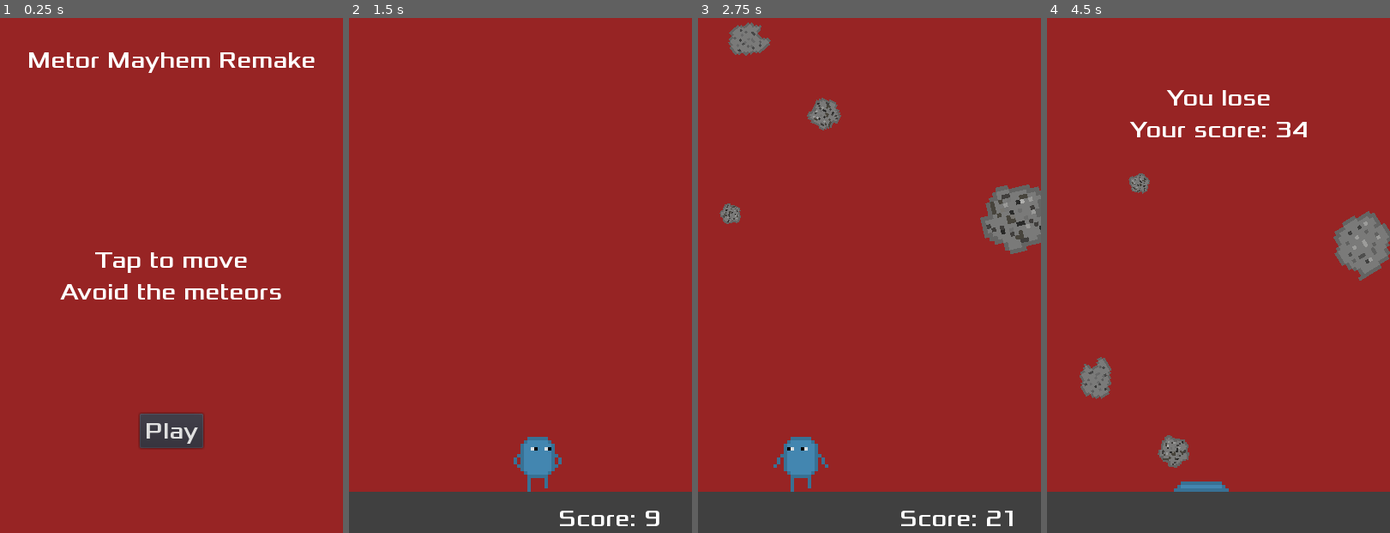
Above: before the commit, frames 1-4 (left to right).
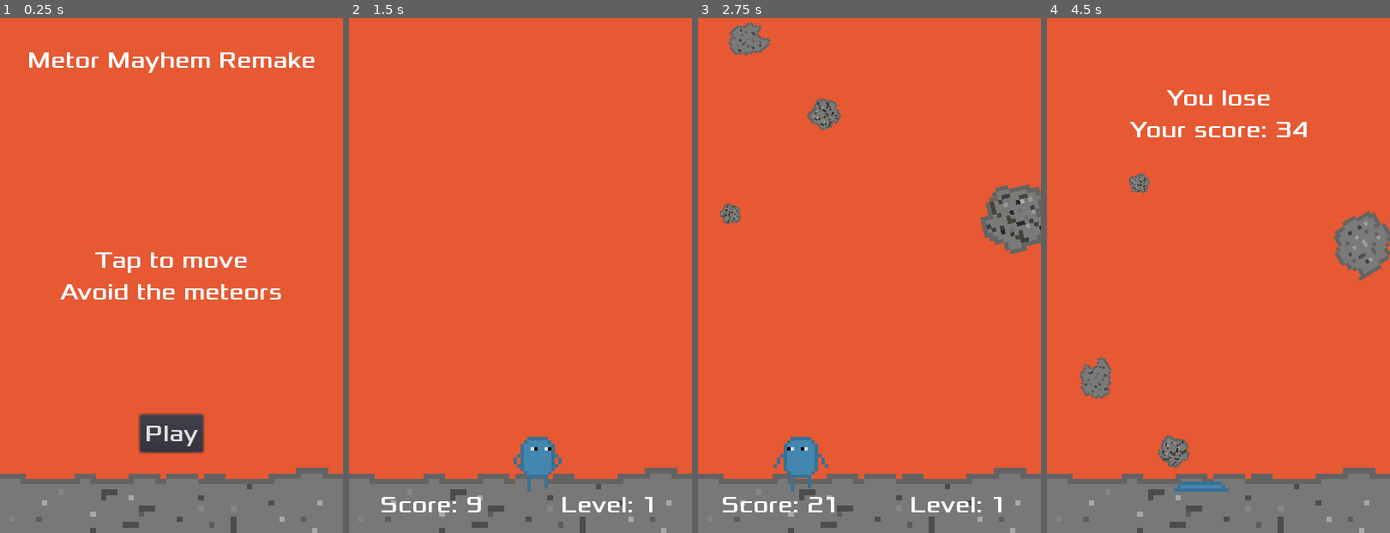
Above: after the commit, the same moments.

Repository: ThatCoolCoder/godot-learning
Game: Godot game, scene res://scenes/TitleScreen.tscn
The game is run twice, just before and just after one commit, with the same random seed, the same clock (stepped at 60 frames per second) and the same inputs.
Inputs (mouse positions are in pixels of both pictures, inside the frame that each line leads up to):
- Up to frame 1 (0.25 s): no input
- Up to frame 2 (1.5 s): click "Play" at 0.5 s; move the mouse to (595, 249) at 1.27 s; click (595, 249) at 1.42 s
- Up to frame 3 (2.75 s): move the mouse to (800, 301) at 2.02 s; click (800, 301) at 2.17 s
- Up to frame 4 (4.5 s): move the mouse to (1252, 162) at 2.77 s; click (1252, 162) at 2.92 s; move the mouse to (1201, 378) at 3.52 s; click (1201, 378) at 3.67 s; move the mouse to (1321, 352) at 4.27 s; click (1321, 352) at 4.42 s

The runs differ from the first frame. In frame 1, 97% of the frame differs, in the area x 0-100%, y 0-100%; in frame 2, 99%; in frame 3, 96%; in frame 4, 96%.

Commit message:
polish!

Diff:
--- a/project.godot
+++ b/project.godot
@@ -17,7 +17,8 @@
 [display]
 
 window/size/width=400
-window/size/resizable=false
+window/handheld/orientation="portrait"
+window/stretch/mode="viewport"
 window/stretch/aspect="keep"
 
 [physics]
--- a/scenes/Background.tscn
+++ b/scenes/Background.tscn
@@ -3,7 +3,7 @@
 [node name="Background" type="ColorRect"]
 anchor_right = 1.0
 anchor_bottom = 1.0
-color = Color( 0.592157, 0.141176, 0.141176, 1 )
+color = Color( 0.901961, 0.34902, 0.2, 1 )
 __meta__ = {
 "_edit_use_anchors_": false
 }
--- /dev/null
+++ b/scenes/Floor.gd
@@ -0,0 +1,4 @@
+extends Area2D
+
+func _on_Floor_body_entered(body):
+	body.queue_free()
--- /dev/null
+++ b/scenes/Floor.tscn
@@ -0,0 +1,27 @@
+[gd_scene load_steps=4 format=2]
+
+[ext_resource path="res://art/ground.png" type="Texture" id=1]
+[ext_resource path="res://scenes/Floor.gd" type="Script" id=2]
+
+[sub_resource type="RectangleShape2D" id=1]
+extents = Vector2( 200, 32.6492 )
+
+[node name="Floor" type="Area2D" groups=[
+"rock_killer",
+]]
+position = Vector2( 0, 552 )
+script = ExtResource( 2 )
+__meta__ = {
+"_edit_group_": true
+}
+
+[node name="CollisionShape2D" type="CollisionShape2D" parent="."]
+position = Vector2( 200, 15.0532 )
+shape = SubResource( 1 )
+
+[node name="Sprite" type="Sprite" parent="."]
+position = Vector2( 200, 10 )
+scale = Vector2( 6.3, 6.3 )
+texture = ExtResource( 1 )
+
+[connection signal="body_entered" from="." to="." method="_on_Floor_body_entered"]
--- a/scenes/HUD.tscn
+++ b/scenes/HUD.tscn
@@ -25,12 +25,10 @@
 }
 
 [node name="ScoreLabel" type="Label" parent="."]
-anchor_left = 1.0
 anchor_top = 1.0
-anchor_right = 1.0
 anchor_bottom = 1.0
-margin_left = -192.0
-margin_top = -34.0
+margin_top = -50.0
+margin_right = 192.0
 grow_horizontal = 2
 custom_fonts/font = ExtResource( 2 )
 text = "<Score>"
@@ -39,4 +37,19 @@
 "_edit_use_anchors_": false
 }
 
+[node name="LevelLabel" type="Label" parent="."]
+anchor_left = 1.0
+anchor_top = 1.0
+anchor_right = 1.0
+anchor_bottom = 1.0
+margin_left = -192.0
+margin_top = -50.0
+grow_horizontal = 2
+custom_fonts/font = ExtResource( 2 )
+text = "<Level>"
+align = 1
+__meta__ = {
+"_edit_use_anchors_": false
+}
+
 [connection signal="timeout" from="MessageTimer" to="." method="_on_MessageTimer_timeout"]
--- a/scenes/Main.tscn
+++ b/scenes/Main.tscn
@@ -5,15 +5,15 @@
 [ext_resource path="res://scripts/Main.gd" type="Script" id=3]
 [ext_resource path="res://scenes/HUD.tscn" type="PackedScene" id=4]
 [ext_resource path="res://scenes/Background.tscn" type="PackedScene" id=5]
-
-[sub_resource type="RectangleShape2D" id=1]
-extents = Vector2( 200, 25 )
+[ext_resource path="res://scenes/Floor.tscn" type="PackedScene" id=6]
 
 [node name="Main" type="Node"]
 script = ExtResource( 3 )
 Rock = ExtResource( 1 )
 
 [node name="Background" parent="." instance=ExtResource( 5 )]
+
+[node name="Floor" parent="." instance=ExtResource( 6 )]
 
 [node name="Player" parent="." instance=ExtResource( 2 )]
 
@@ -25,26 +25,9 @@
 [node name="ScoreTimer" type="Timer" parent="."]
 wait_time = 0.1
 
-[node name="Floor" type="Area2D" parent="." groups=[
-"rock_killer",
-]]
-position = Vector2( 0, 552 )
-__meta__ = {
-"_edit_group_": true
-}
-
-[node name="CollisionShape2D" type="CollisionShape2D" parent="Floor"]
-position = Vector2( 198.318, 24.303 )
-shape = SubResource( 1 )
-
-[node name="ColorRect" type="ColorRect" parent="Floor"]
-margin_right = 400.0
-margin_bottom = 50.0
-color = Color( 0.25098, 0.25098, 0.25098, 1 )
-__meta__ = {
-"_edit_use_anchors_": false
-}
+[node name="LevelTimer" type="Timer" parent="."]
+one_shot = true
 
 [connection signal="hit" from="Player" to="." method="game_over"]
 [connection signal="timeout" from="ScoreTimer" to="." method="_on_ScoreTimer_timeout"]
-[connection signal="body_entered" from="Floor" to="." method="_on_Floor_body_entered"]
+[connection signal="timeout" from="LevelTimer" to="." method="_on_LevelTimer_timeout"]
--- a/scenes/TitleScreen.tscn
+++ b/scenes/TitleScreen.tscn
@@ -1,13 +1,16 @@
-[gd_scene load_steps=4 format=2]
+[gd_scene load_steps=5 format=2]
 
 [ext_resource path="res://scripts/TitleScreen.gd" type="Script" id=1]
 [ext_resource path="res://default_font.tres" type="DynamicFont" id=2]
 [ext_resource path="res://scenes/Background.tscn" type="PackedScene" id=3]
+[ext_resource path="res://scenes/Floor.tscn" type="PackedScene" id=4]
 
 [node name="TitleScreen" type="CanvasLayer"]
 script = ExtResource( 1 )
 
 [node name="Background" parent="." instance=ExtResource( 3 )]
+
+[node name="Floor" parent="." instance=ExtResource( 4 )]
 
 [node name="Title" type="Label" parent="."]
 anchor_left = 0.5
@@ -28,9 +31,9 @@
 anchor_right = 0.5
 anchor_bottom = 1.0
 margin_left = -37.0
-margin_top = -139.0
+margin_top = -138.0
 margin_right = 37.0
-margin_bottom = -192.0
+margin_bottom = -94.0
 custom_fonts/font = ExtResource( 2 )
 text = "Play"
 __meta__ = {
--- a/scripts/HUD.gd
+++ b/scripts/HUD.gd
@@ -5,6 +5,7 @@
 
 func _ready():
 	display_score(0)
+	display_level(1)
 	$MessageLabel.hide()
 
 func display_message(message, callback = null):
@@ -22,3 +23,6 @@
 
 func display_score(score):
 	$ScoreLabel.text = 'Score: ' + str(int(score))
+
+func display_level(level):
+	$LevelLabel.text = 'Level: ' + str(level)
--- a/scripts/Main.gd
+++ b/scripts/Main.gd
@@ -8,12 +8,17 @@
 export (float) var max_rock_scale = 5
 export (float) var min_rock_rotation_speed = -PI / 2
 export (float) var max_rock_rotation_speed = PI / 2
+export (float) var starting_level_duration = 10
+export (float) var level_duration_multiplier = 0.9
 var score = 0
+var level = 1
 const score_increment = 1
 
 export (PackedScene) var Rock
 
 func _ready():
+	if OS.get_name()=="HTML5":
+		OS.set_window_maximized(true)
 	new_game()
 
 func _process(delta):
@@ -26,10 +31,14 @@
 
 func new_game():
 	score = 0
+	level = 1
 	rock_speed = starting_rock_speed
-	$Player.reset($StartPosition.position)
+	$LevelTimer.wait_time = starting_level_duration
+	$LevelTimer.start()
 	$ScoreTimer.start()
 	$HUD/ScoreLabel.show()
+	$HUD/LevelLabel.show()
+	$Player.reset($StartPosition.position)
 
 func create_rock():
 	# Create a Mob instance and add it to the scene.
@@ -42,13 +51,13 @@
 	var scale = rand_range(min_rock_scale, max_rock_scale)
 	rock.scale.x = scale
 	rock.scale.y = scale
-
 	rock.speed = rock_speed
 
 func game_over():
 	$ScoreTimer.stop()
 	$HUD/ScoreLabel.hide()
-	get_tree().call_group('rocks', 'freeze')
+	$HUD/LevelLabel.hide()
+	get_tree().set_group('rocks', 'frozen', true)
 	var timeout = $HUD.display_message(
 		'You lose\n' +
 		'Your score: {score}'.format({'score' : int(score)}))
@@ -62,5 +71,9 @@
 	score += score_increment * (rock_speed / starting_rock_speed)
 	$HUD.display_score(score)
 
-func _on_Floor_body_entered(body):
-	body.queue_free()
+
+func _on_LevelTimer_timeout():
+	level += 1
+	$HUD.display_level(level)
+	$LevelTimer.wait_time *= level_duration_multiplier
+	$LevelTimer.start()
--- a/scripts/Rock.gd
+++ b/scripts/Rock.gd
@@ -18,12 +18,6 @@
 func _on_VisibilityNotifier2D_screen_exited():
 	queue_free()
 
-func freeze():
-	frozen = true
-
-func unfreeze():
-	frozen = false
-
 func _on_Rock_body_entered(body):
 	print('body entered')
 	if body.is_in_group('rock_killer'):
Binary file added: art/ground.png
Not shown, added: art/ground.png.import
Not shown, changed: export_presets.cfg
Not shown: 3 places in scenes/Rock.tscn that only renumber resources
Not shown, added: art/ground.gal
